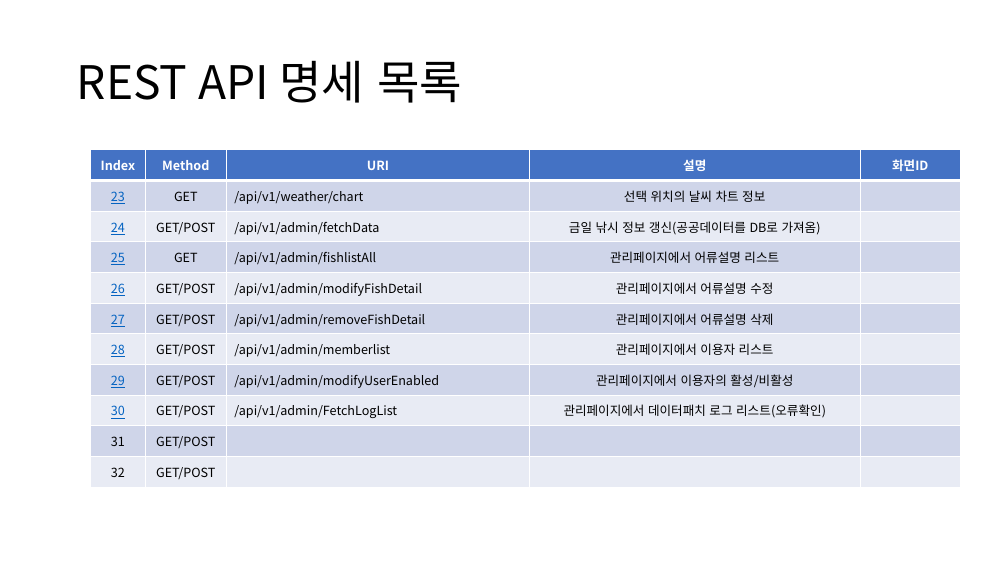
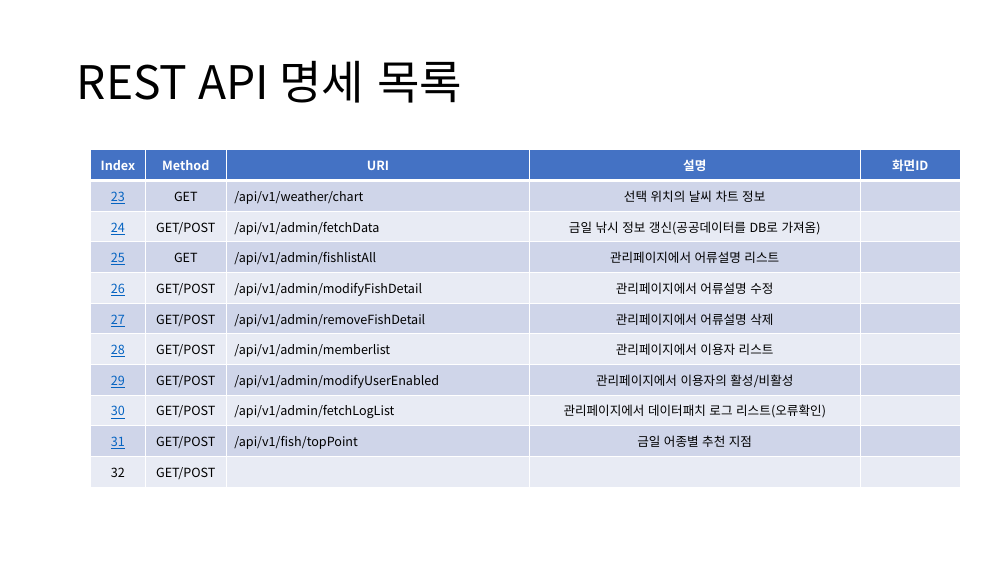
Before and after one commit to sujidaddy/workspace_miniproject, a slide deck: slide 23 of 미니프로젝트계획서제출용.pptx. Drawn at 1008x567 pixels with LibreOffice and Linux fonts; fonts in the diff are those of the drawing. Boxes give left, top, right and bottom in pixels: in the first picture for what was removed or moved away, otherwise in the second. Text is boxed around its words. In the diff, an @@ line names an element or a change of style, - is before the commit and + after.

```diff
--- a/미니프로젝트계획서제출용.pptx
+++ b/미니프로젝트계획서제출용.pptx
@@ table at [91,150,960,487] @@
-row 9, column 3: /api/v1/admin/FetchLogList
+row 9, column 3: /api/v1/admin/fetchLogList
-row 10, column 3: 
+row 10, column 3: /api/v1/fish/topPoint
-row 10, column 4: 
+row 10, column 4: 금일 어종별 추천 지점
@@ text colour #000000 to #0563C1, underline on in "31" @@
```
Also in this commit, not shown: 8 other slides changed, 1 slide added, 3 other files.
